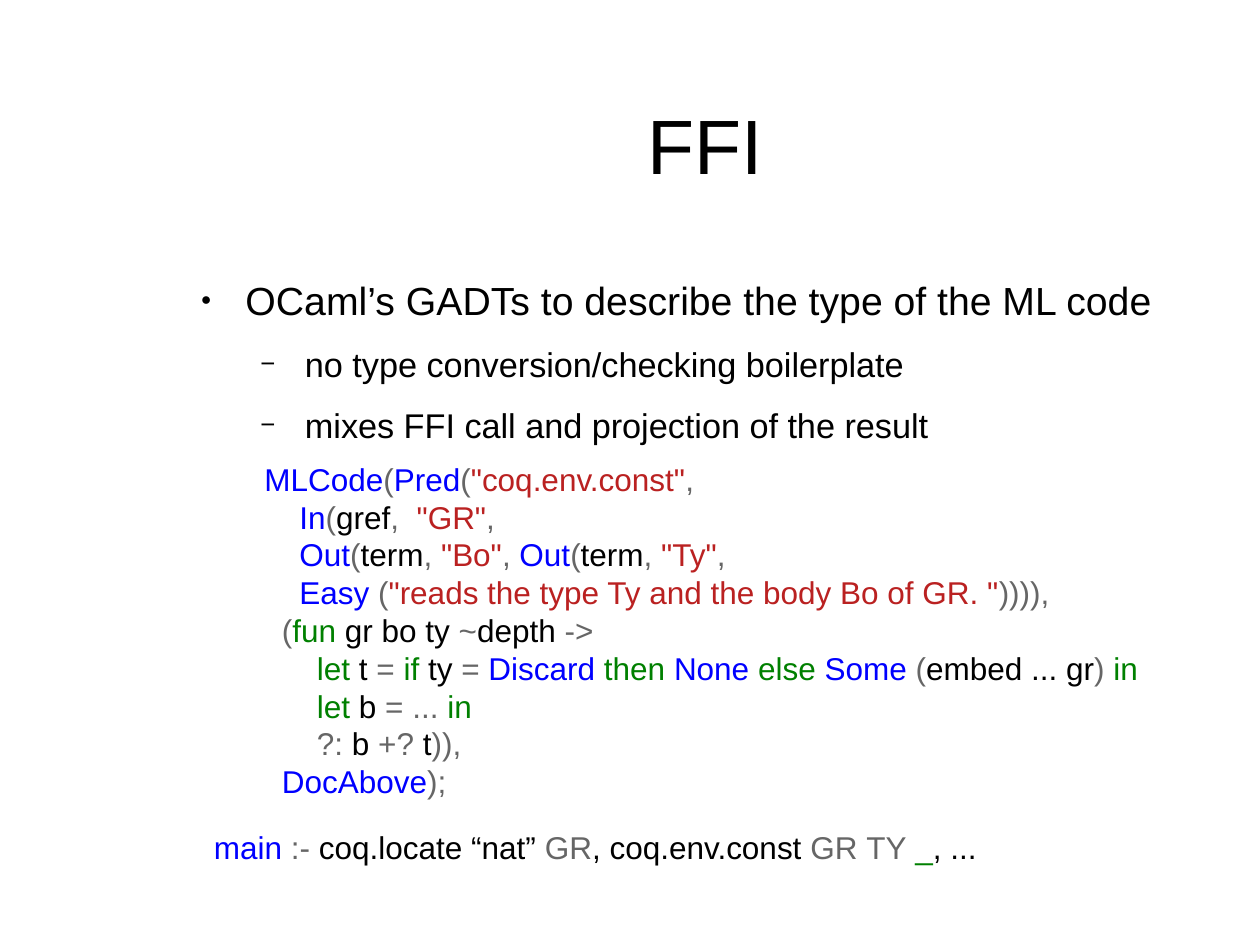
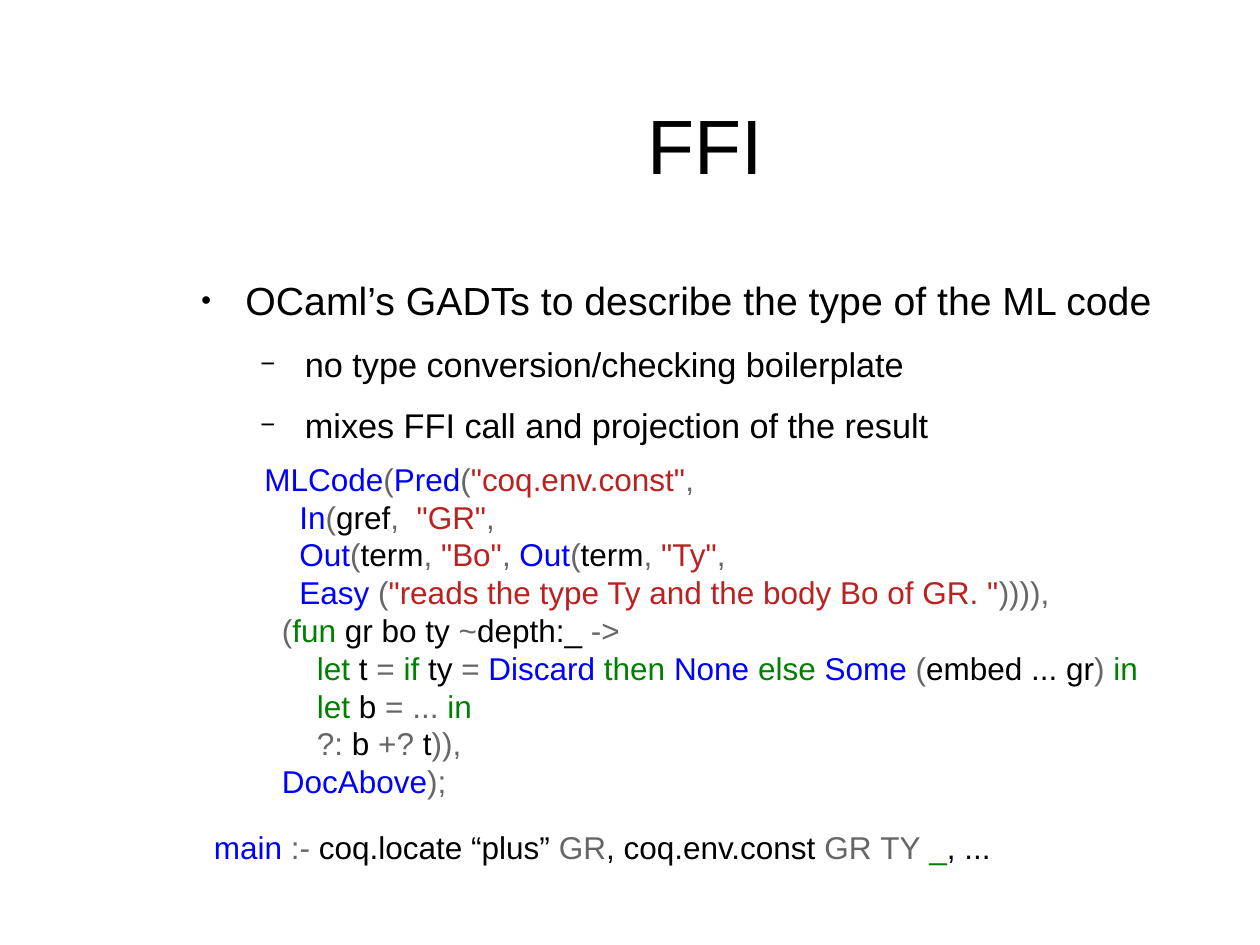
Before and after one commit to gares/mlws18, a slide deck: slide 40 of slides.odp (slide 38 before the commit). Drawn at 1260x945 pixels with LibreOffice and Linux fonts; fonts in the diff are those of the drawing; background and template pictures are left out. Boxes give left, top, right and bottom in pixels: in the first picture for what was removed or moved away, otherwise in the second. Text is boxed around its words. In the diff, an @@ line names an element or a change of style, - is before the commit and + after.

```diff
--- a/slides.odp
+++ b/slides.odp
@@ text at box(282, 619, 582, 648): text changed @@
-(fun gr bo ty ~depth ->
+(fun gr bo ty ~depth:_ ->
@@ text at box(214, 836, 920, 865): text changed @@
-main :- coq.locate “nat” GR, coq.env.const GR TY _, ...
+main :- coq.locate “plus” GR, coq.env.const GR TY _, ...
```
Also in this commit, not shown: 9 other slides changed, 3 slides added, 1 slide removed, 1 other file.
